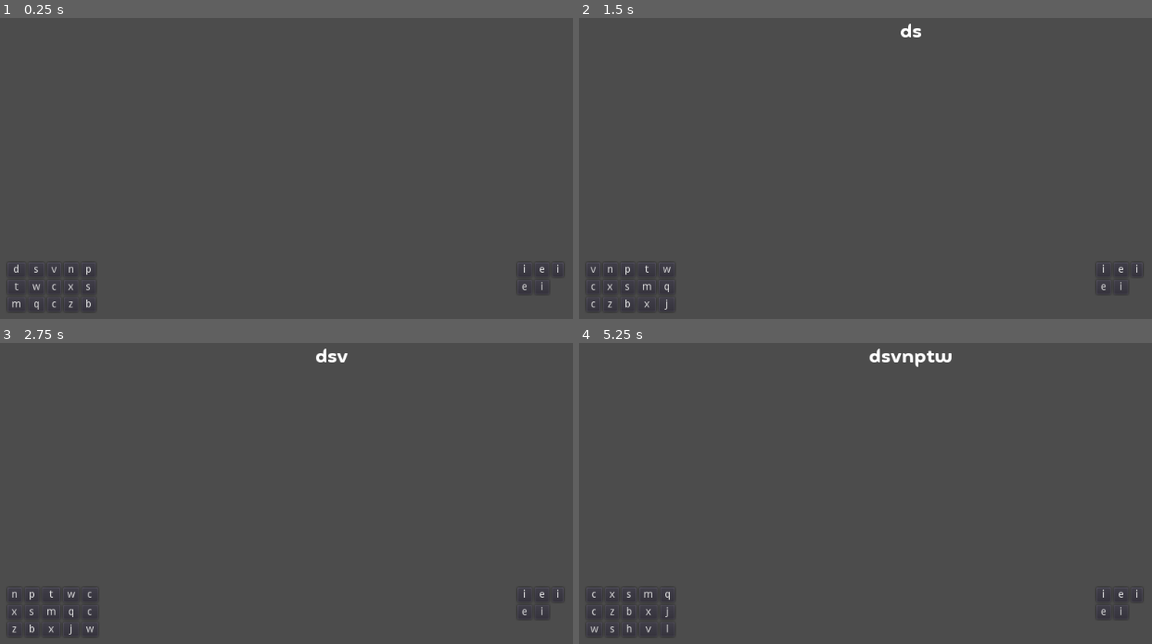
Above: before the commit, frames 1-4 (two rows, left to right).
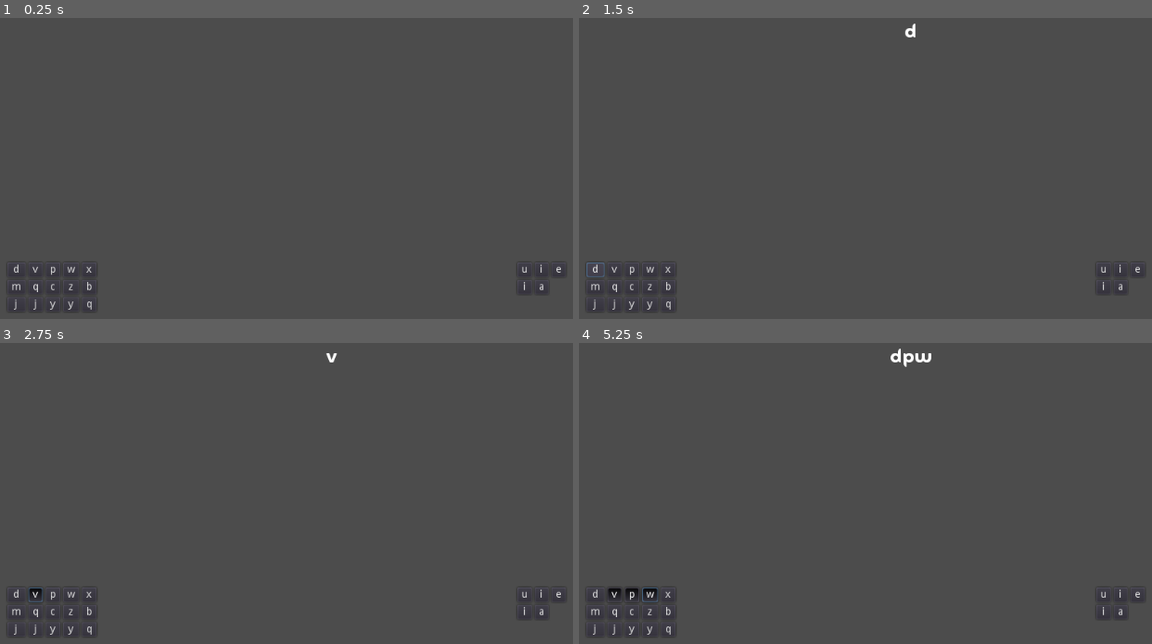
Above: after the commit, the same moments.

Repository: DS-Garnett-Dan-Nu/English-Word-Game-Thingy
Game: Godot game, scene res://scn/KZT.tscn
The game is run twice, just before and just after one commit, with the same random seed, the same clock (stepped at 60 frames per second) and the same inputs. This scene is started directly instead of the project's main scene.
Inputs (mouse positions are in pixels of both pictures, inside the frame that each line leads up to):
- Up to frame 1 (0.25 s): no input
- Up to frame 2 (1.5 s): click "d" at 0.5 s; click (596, 270) at 1.25 s, where only the run before the commit has a clickable "s"
- Up to frame 3 (2.75 s): click "v" at 2 s
- Up to frame 4 (5.25 s): click (596, 595) at 2.75 s, where only the run before the commit has a clickable "n"; click "p" at 3.5 s; click (596, 595) at 4.25 s, where only the run before the commit has a clickable "t"; click "w" at 5 s

The runs differ from the first frame. In frame 1, 0.3% of the frame differs, in the area x 2-99%, y 81-97%; in frame 2, 0.5%; in frame 3, 0.5%; in frame 4, 0.8%, in the area x 1-99%, y 1-97%.

Commit message:
toggled problem

Diff:
--- a/scn/Ref.tscn
+++ b/scn/Ref.tscn
@@ -2,11 +2,5 @@
 
 [ext_resource path="res://src/Ref.gd" type="Script" id=1]
 
-[node name="Ref" type="Node"]
+[node name="Ref" type="Node2D"]
 script = ExtResource( 1 )
-
-[node name="CL" type="CanvasLayer" parent="."]
-
-[node name="Label" type="Label" parent="CL"]
-anchor_right = 1.0
-anchor_bottom = 1.0
--- a/src/KZT.gd
+++ b/src/KZT.gd
@@ -8,36 +8,23 @@
 onready var board = $CL/Board
 
 var rng = RandomNumberGenerator.new()
-var usedletter1 = []
+var usedletter = []
 
 func _ready():
 	rng.randomize()
-	for _i in range(0,15):
-		var cmtrandnum1 = rng.randi_range(0,20)
-		var cmtrandcons = consonants[cmtrandnum1]
-		var button = Button.new()
-		button.text = cmtrandcons
-		button.connect("pressed", self, "_button_pressed", [button])
-		con4con.add_child(button)
-
-	for _j in range(0,5):
-		var cmtrandnum2 = rng.randi_range(0,4)
-		var cmtrandvowels = vowels[cmtrandnum2]
-		var button1 = Button.new()
-		button1.text = cmtrandvowels
-		button1.connect("pressed", self, "_button1_pressed", [button1])
-		con4vow.add_child(button1)
 
 
-func _physics_process(delta):
+func _physics_process(_delta):
 	var concount = con4con.get_children().size()
 
 	if concount < 15:
 		var cmtrandnum1 = rng.randi_range(0,20)
 		var cmtrandcons = consonants[cmtrandnum1]
 		var button = Button.new()
+		button.set_toggle_mode(true)
+		#button.toggle_mode = true
 		button.text = cmtrandcons
-		button.connect("pressed", self, "_button_pressed", [button])
+		button.connect("toggled", self, "_button_pressed", [button])
 		con4con.add_child(button)
 	else: pass
 
@@ -47,20 +34,33 @@
 		var cmtrandnum2 = rng.randi_range(0,4)
 		var cmtrandvowels = vowels[cmtrandnum2]
 		var button1 = Button.new()
+		button1.toggle_mode = true
 		button1.text = cmtrandvowels
 		button1.connect("pressed", self, "_button1_pressed", [button1])
 		con4vow.add_child(button1)
 	else: pass
 
-func _button_pressed(button: Button):
-	usedletter1.append(button.text)
-	combiningtwoarr(usedletter1)
-	button.queue_free()
+func _button_pressed(toggled : bool, button: Button):
+	var letterindex = int()
+	if toggled :
+		usedletter.append(button.text)
+		var i = button.text
+		if i in usedletter:
+			var lenn = len(usedletter)
+			letterindex = lenn
+			combiningtwoarr(usedletter)
+		else:
+			combiningtwoarr(usedletter)
+			letterindex = usedletter.find(button.text,0)
+		print(letterindex)
+	else:
+		usedletter.remove(letterindex)
+		#print(letterindex)
 
 func _button1_pressed(button1 : Button):
-	usedletter1.append(button1.text)
-	combiningtwoarr(usedletter1)
-	button1.queue_free()
+	usedletter.append(button1.text)
+	combiningtwoarr(usedletter)
 
 func combiningtwoarr(usedletters):
 	board.text = PoolStringArray(usedletters).join("")
+	print(usedletters)
--- a/src/Ref.gd
+++ b/src/Ref.gd
@@ -1,8 +1,8 @@
 extends Node2D
 
 onready var file = 'res://art/Words.txt'
-onready var label = $CL/Label
 
+var word = []
 
 func _ready():
 	load_file(file)
@@ -10,9 +10,6 @@
 func load_file(file):
 	var f = File.new()
 	f.open(file, File.READ)
-	var index = 1
 	while not f.eof_reached():
 		var line = f.get_line()
-		line += " "
-		print(line + str(index))
-		index += 1
+		word.append(line)
